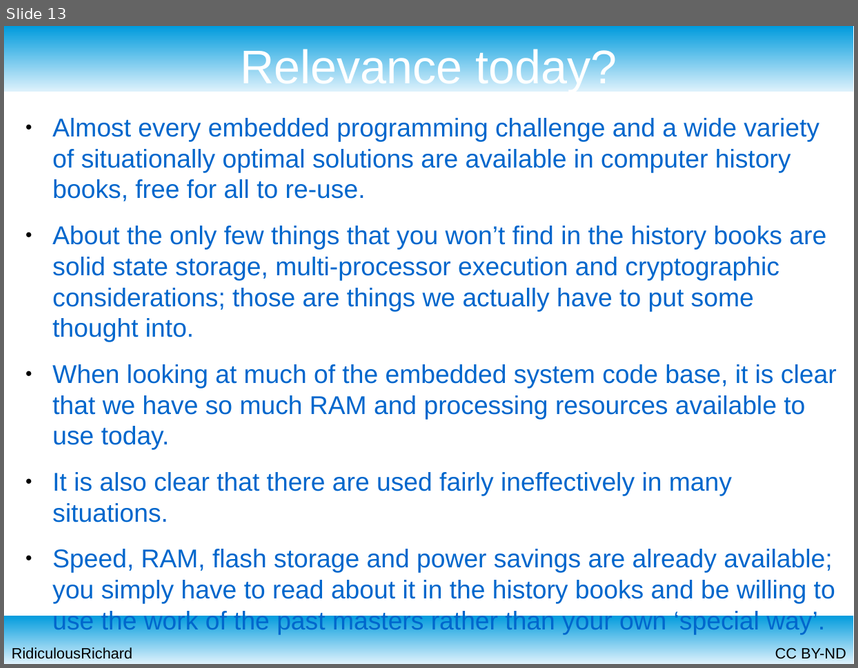
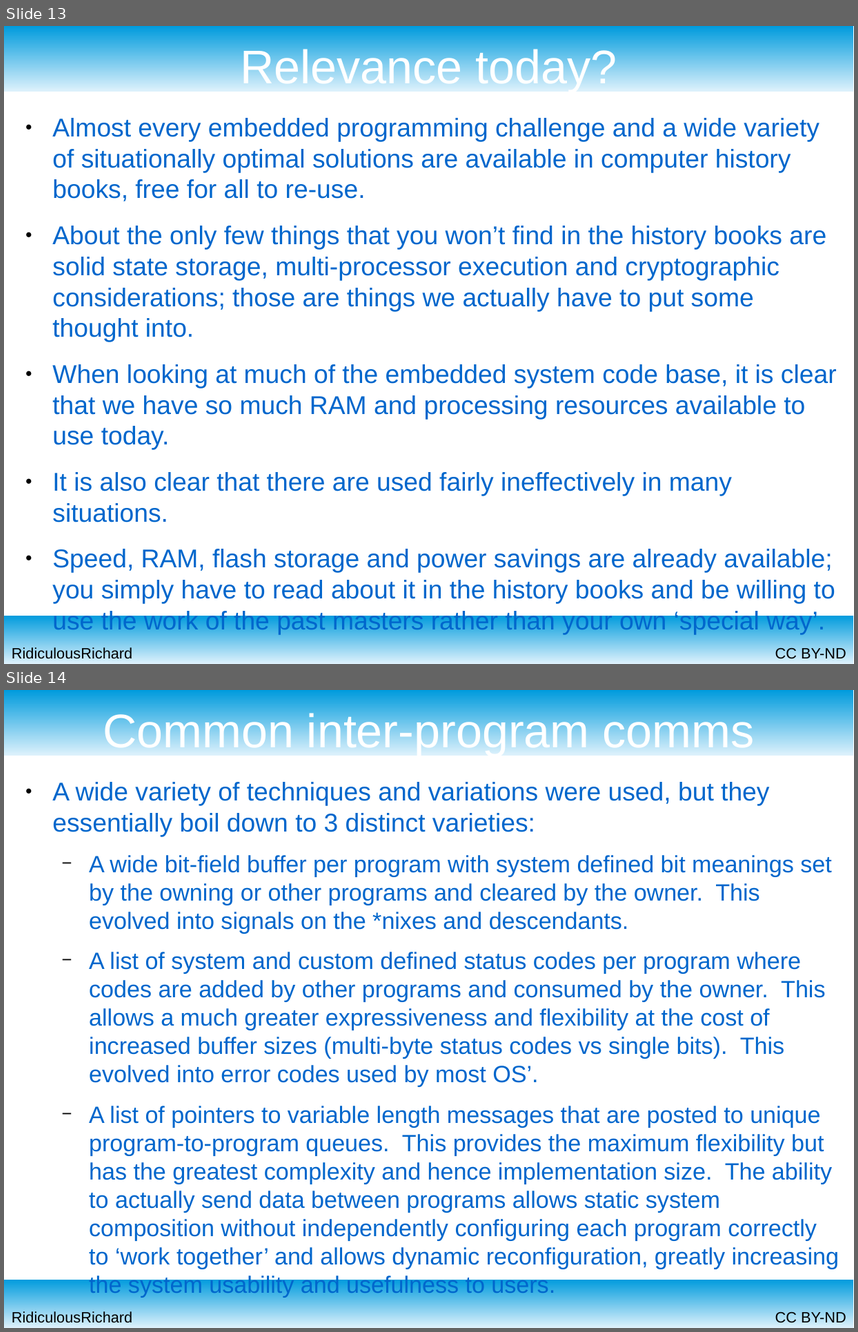
Before and after one commit to RidiculousRichard/presentations, a slide deck: Retro OS.odp. Shown one above the other, each under a label of ours: slide 13 before the commit, slides 13 and 14 after it. The pictures are 858x668 and 858x1332 pixels, drawn with LibreOffice and Linux fonts; fonts in the diff are those of the drawing. Boxes give left, top, right and bottom in pixels: in the first picture for what was removed or moved away, otherwise in the second. Text is boxed around its words. In the diff, an @@ line names an element or a change of style, - is before the commit and + after.

Commit message:
Updated with minor typo fixes and inter-program communication techniques

```diff
--- a/Retro OS.odp
+++ b/Retro OS.odp
@@ slide 14 added at [4,690,854,1328], background #FFFFFF; not listed: 4 template elements that a slide beside it also shows @@
@@ title added at [103,710,755,756], 44 pt, text #FFFFFF @@
+Common inter-program comms
@@ text added at [52,782,839,1268], 22 pt, text #0066CC @@
+● A wide variety of techniques and variations were used, but they essentially boil down to 3 distinct varieties:
+  − A wide bit-field buffer per program with system defined bit meanings set by the owning or other programs and cleared by the owner. This evolved into signals on the *nixes and descendants.
+  − A list of system and custom defined status codes per program where codes are added by other programs and consumed by the owner. This allows a much greater expressiveness and flexibility at the cost of increased buffer sizes (multi-byte status codes vs single bits). This evolved into error codes used by most OS’.
+  − A list of pointers to variable length messages that are posted to unique program-to-program queues. This provides the maximum flexibility but has the greatest complexity and hence implementation size. The ability to actually send data between programs allows static system composition without independently configuring each program correctly to ‘work together’ and allows dynamic reconfiguration, greatly increasing the system usability and usefulness to users.
```
Also in this commit, not shown: 10 slides changed.
